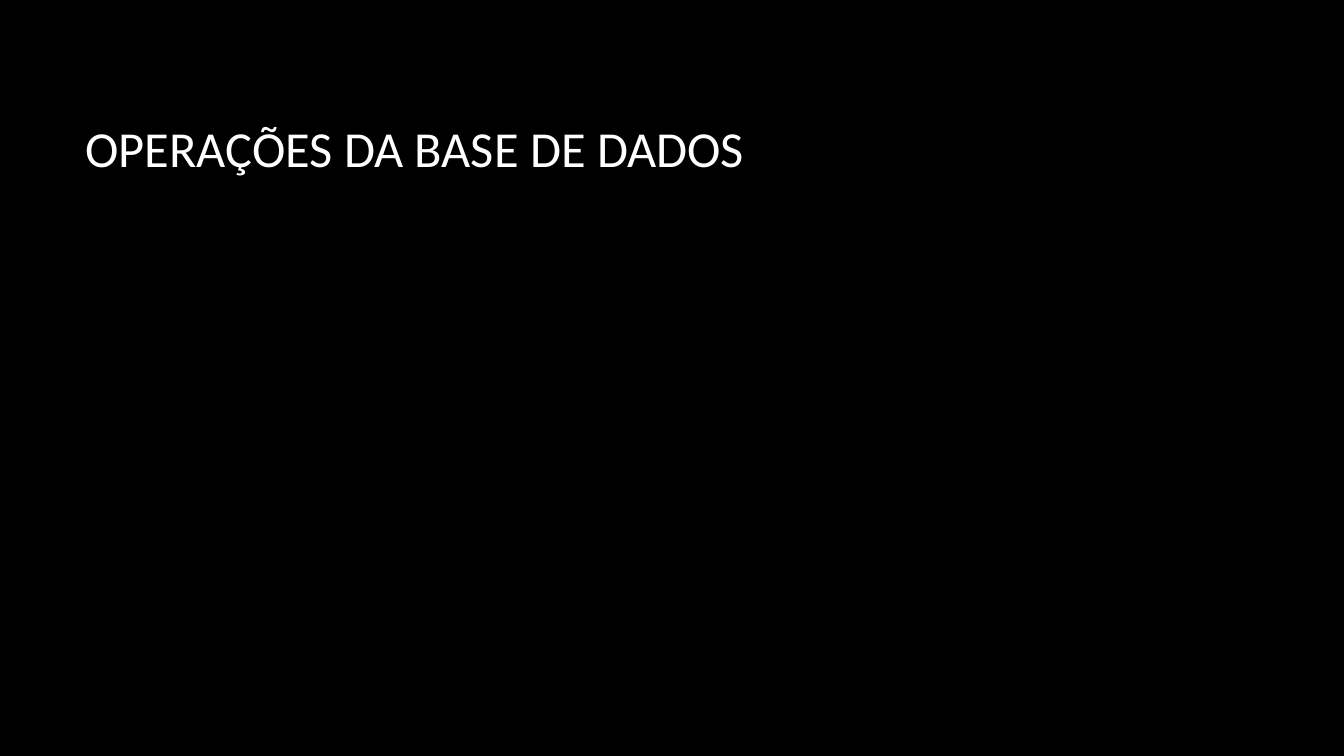
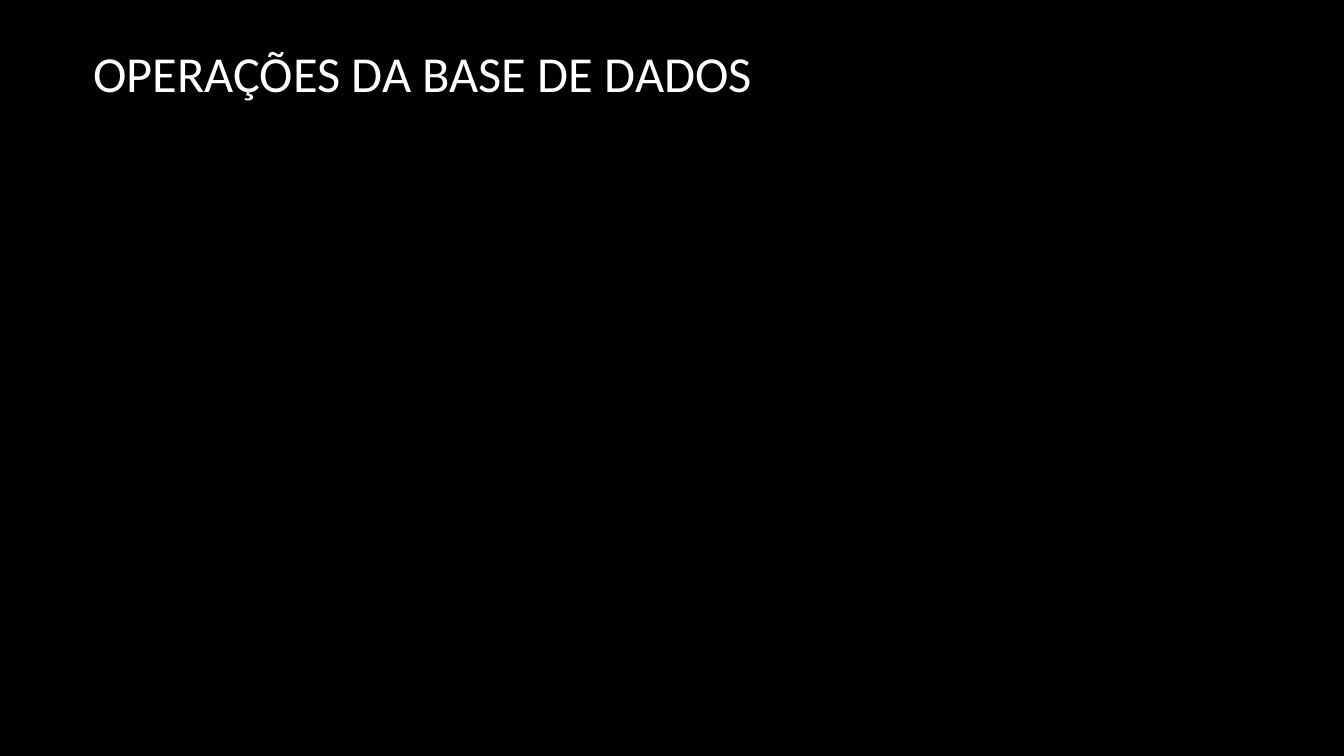
Before and after one commit to PolpEdu/Trabalho-Pr-ticpo, a slide deck: slide 11 of Trabalho prático.pptx. Drawn at 1344x756 pixels with LibreOffice and Linux fonts; fonts in the diff are those of the drawing; background and template pictures are left out. Boxes give left, top, right and bottom in pixels: in the first picture for what was removed or moved away, otherwise in the second. Text is boxed around its words. In the diff, an @@ line names an element or a change of style, - is before the commit and + after.

```diff
--- a/Trabalho prático.pptx
+++ b/Trabalho prático.pptx
@@ title "OPERAÇÕES DA BASE DE DADOS": place and size @@
-title "OPERAÇÕES DA BASE DE DADOS" at (86, 127, 744, 176)
+title "OPERAÇÕES DA BASE DE DADOS" at (93, 52, 752, 101)
```
Also in this commit, not shown: 7 other slides changed, 1 slide added, 1 other file.
